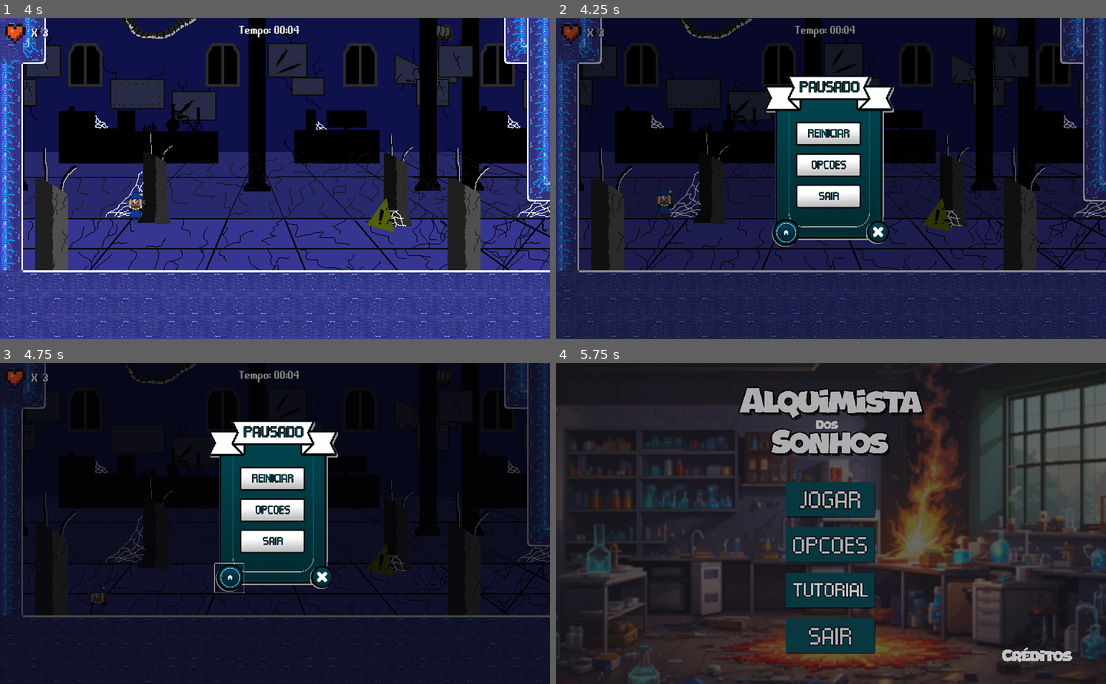
Above: before the commit, frames 1-4 (two rows, left to right).
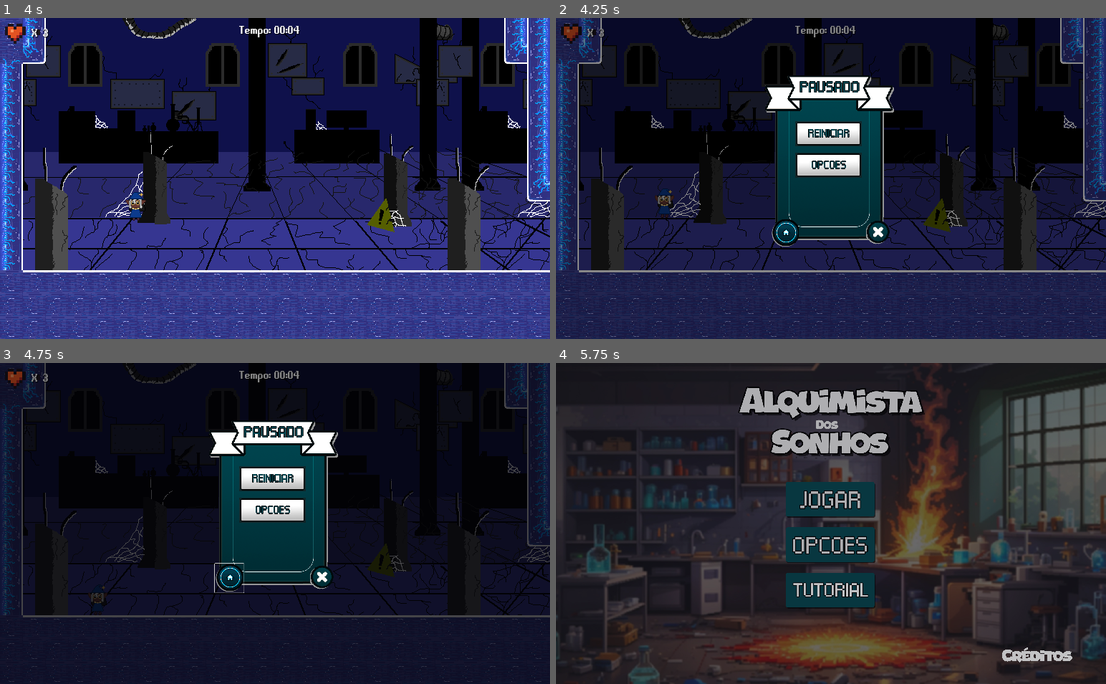
Above: after the commit, the same moments.

Repository: Eduardo-Pyment/Alquimista_dos_Sonhos-A_ultima_semente
Game: Godot game, scene res://Fases/fase_1.tscn
Same seed, same stepped clock (60 frames per second), same inputs: the game is played once before the commit and once after it. This scene is started directly instead of the project's main scene.
Inputs (mouse positions are in pixels of both pictures, inside the frame that each line leads up to):
- Up to frame 1 (4 s): tap Enter (ui_accept) at 0.5, 0.77, 1.52, 3.02, 3.77 s; hold Right (ui_right) 0.53-1.28 s; hold Left (ui_left) 1.28-2.03 s; hold Right (ui_right) 2.03-2.78 s; hold Up (ui_up) 2.78-3.53 s; hold Left (ui_left) from 3.53 s (still down)
- Up to frame 2 (4.25 s): keep holding Left (ui_left); tap Escape (ui_cancel) at 4.15 s
- Up to frame 3 (4.75 s): release Left (ui_left) at 4.25 s; click (231, 578) at 4.25 s
- Up to frame 4 (5.75 s): click (831, 478) at 5 s

Frame 1 is identical in both runs. In frame 2, 0.8% of the frame differs, in the area x 43-56%, y 52-60%; in frame 3, 0.8%; in frame 4, 1.8%, in the area x 41-59%, y 79-91%.
Error in both runs: Invalid assignment of property or key 'paused' with value of type 'bool' on a base object of type 'null instance'. (res://Menus/MenuPause/MenuPause.gd:56)

Commit message:
Re export para HTML5 com novas updates

Diff:
--- a/Fases/fase_1.tscn
+++ b/Fases/fase_1.tscn
@@ -1467,6 +1467,9 @@
 offset_left = -30.0
 offset_right = -30.0
 
+[node name="Sair" parent="MenuPause/ControlPause/VBoxContainer" index="2"]
+visible = false
+
 [node name="GameOver" parent="." instance=ExtResource("26_2mpt5")]
 layer = 0
 visible = false
--- a/Fases/fase_2.tscn
+++ b/Fases/fase_2.tscn
@@ -1099,6 +1099,9 @@
 offset_right = 72.0
 offset_bottom = 56.0
 
+[node name="Sair" parent="MenuPause/ControlPause/VBoxContainer" index="2"]
+visible = false
+
 [node name="ControlOpcoes" parent="MenuPause" index="2"]
 offset_left = 16.0
 offset_top = 40.0
--- a/Fases/fase_3.tscn
+++ b/Fases/fase_3.tscn
@@ -2396,6 +2396,9 @@
 offset_left = -40.0
 offset_right = -40.0
 
+[node name="Sair" parent="MenuPause/ControlPause/VBoxContainer" index="2"]
+visible = false
+
 [node name="HUD" type="CanvasLayer" parent="."]
 
 [node name="vida_tempo" type="Control" parent="HUD"]
--- a/Menus/MenuPrincipal/menu_principal.tscn
+++ b/Menus/MenuPrincipal/menu_principal.tscn
@@ -85,6 +85,7 @@
 
 [node name="Sair" type="Button" parent="MarginContainer/VBoxContainer"]
 process_mode = 3
+visible = false
 layout_mode = 2
 icon = ExtResource("6_b3sv4")
 flat = true
Not shown, changed: Export-HTML/index.html
Not shown, changed: Export-HTML/index.pck
